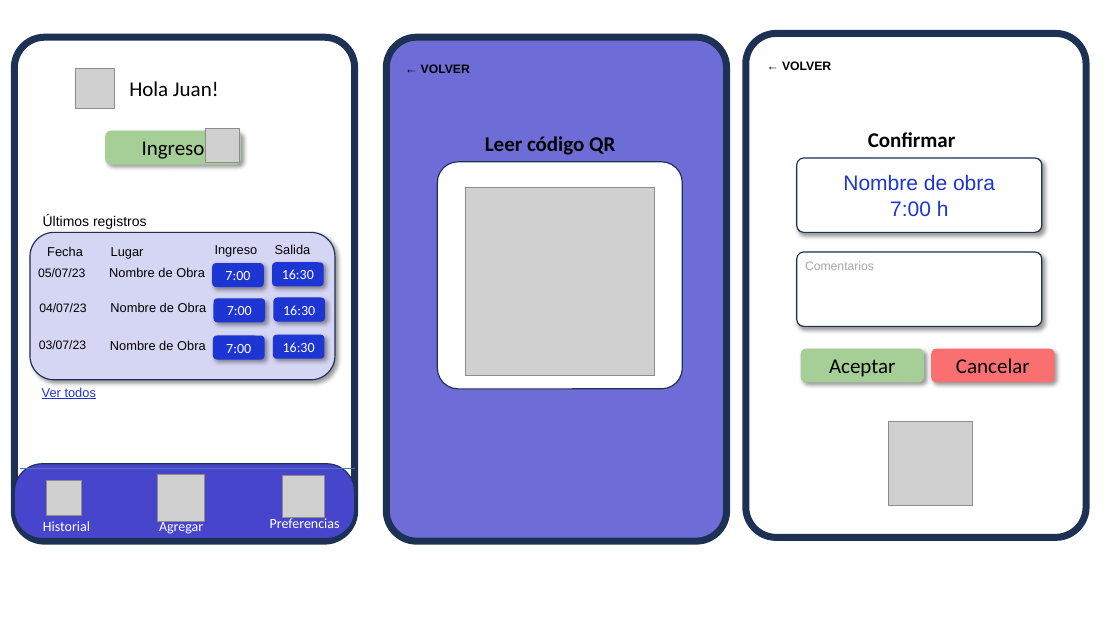
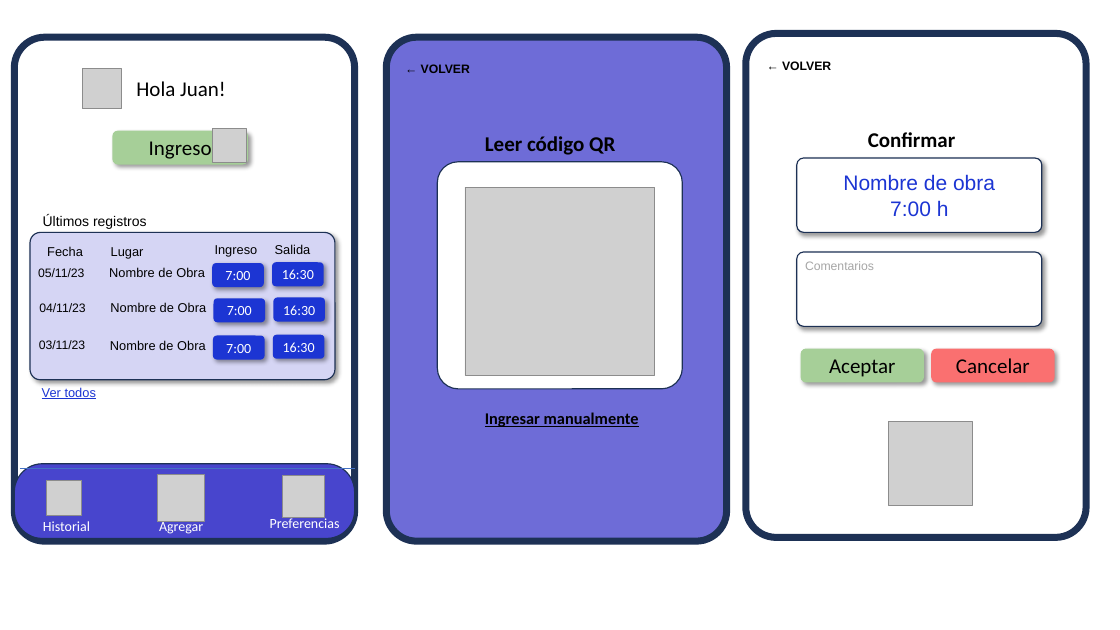
Before and after one commit to sofifernandez/Obligatorio_IS, a slide deck: slide 2 of prototipos.pptx. Drawn at 1120x630 pixels with LibreOffice and Linux fonts; fonts in the diff are those of the drawing; grey boxes stand for pictures. Boxes give left, top, right and bottom in pixels: in the first picture for what was removed or moved away, otherwise in the second. Text is boxed around its words. In the diff, an @@ line names an element or a change of style, - is before the commit and + after.

```diff
--- a/prototipos.pptx
+++ b/prototipos.pptx
@@ picture: place and size @@
-picture at [75,69,114,108]
+picture at [82,69,122,108]
@@ text "Hola Juan!": place and size @@
-text "Hola Juan!" at [129,81,219,96]
+text "Hola Juan!" at [136,81,226,96]
@@ rounded rectangle "Ingreso": place and size @@
-rounded rectangle "Ingreso" at [105,131,241,165]
+rounded rectangle "Ingreso" at [113,131,249,165]
@@ picture: place and size @@
-picture at [206,129,239,162]
+picture at [213,129,247,162]
@@ rounded rectangle at [30,233,335,380]: proportions changed @@
@@ text at [38,268,84,277]: text changed @@
-05/07/23
+05/11/23
@@ text at [39,303,85,312]: text changed @@
-04/07/23
+04/11/23
@@ text at [39,340,85,349]: text changed @@
-03/07/23
+03/11/23
@@ text added at [485,412,639,427], 14 pt, text #000000, bold, underline @@
+Ingresar manualmente
```
Also in this commit, not shown: 5 other slides changed, 1 slide removed, 1 other file.
